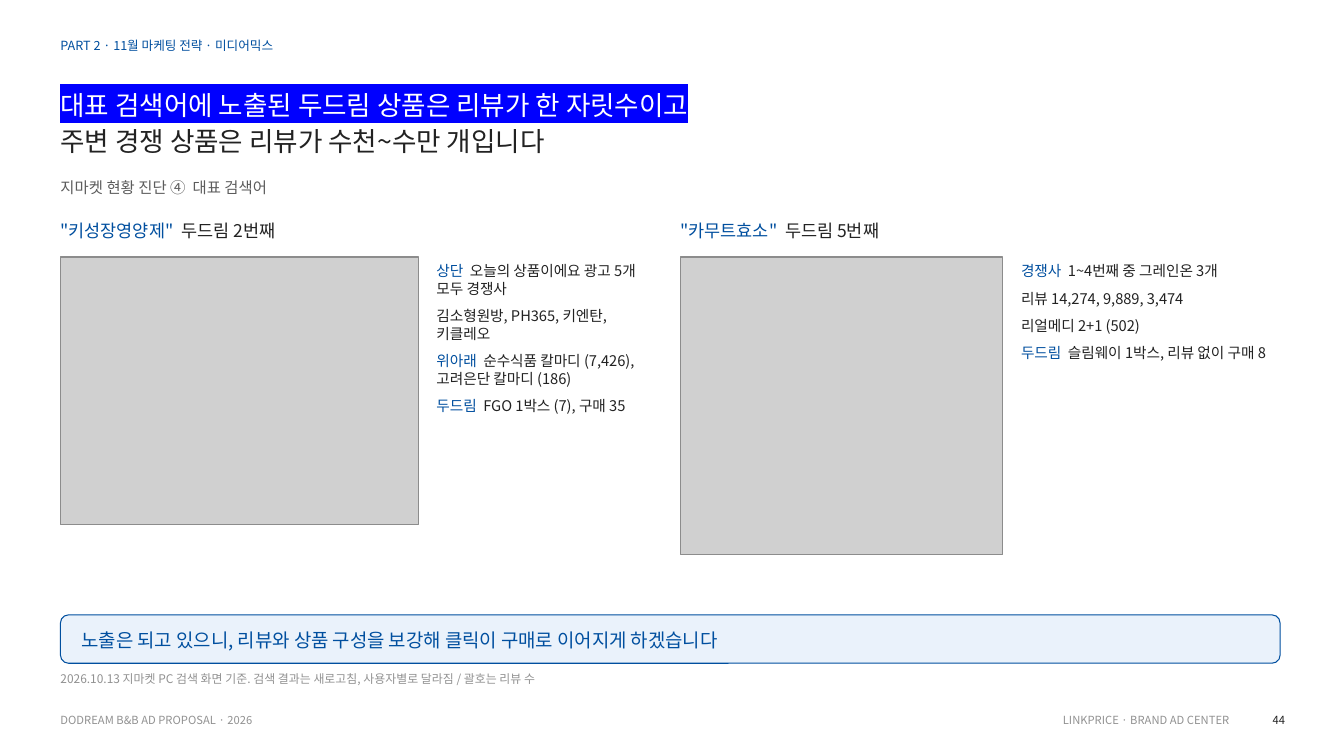
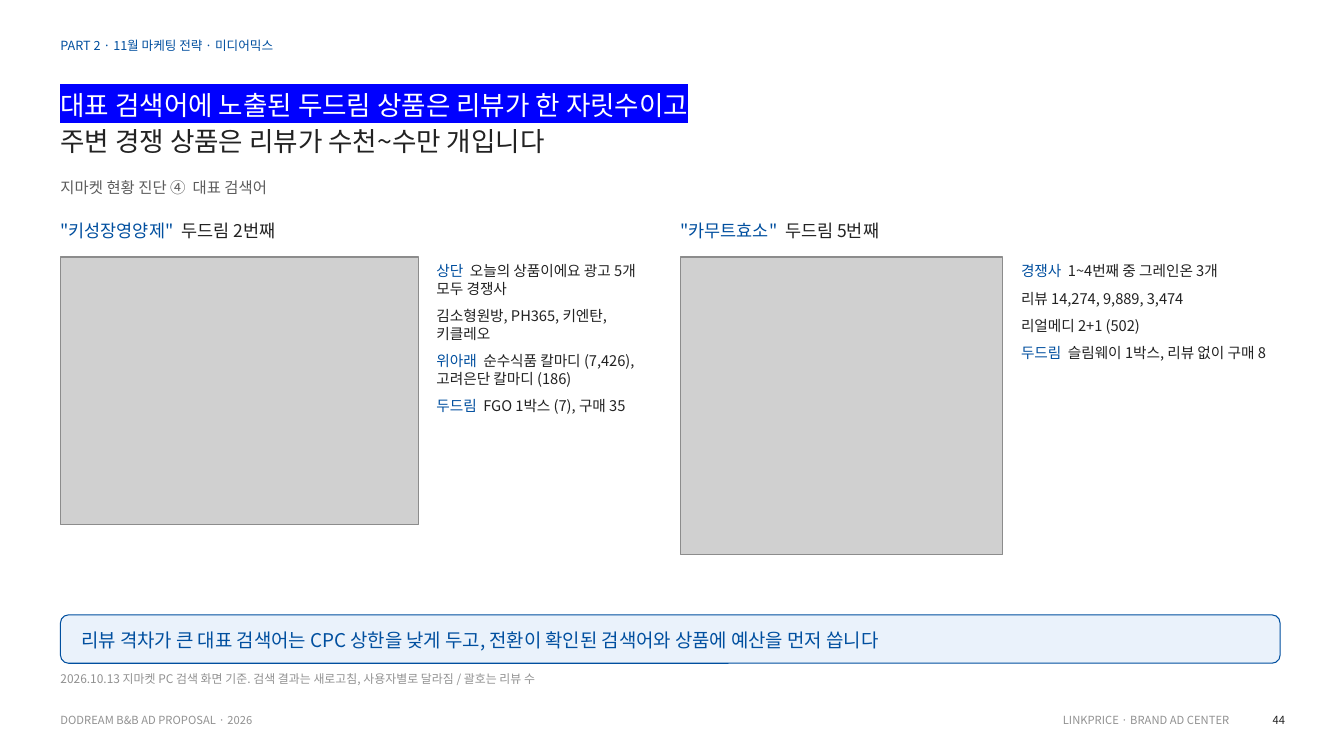
Before and after one commit to sonnet24/mypage, a slide deck: slide 44 of 두드림_11월_광고운영제안서_Ver4_수정.pptx. Drawn at 1344x756 pixels with LibreOffice and Linux fonts; fonts in the diff are those of the drawing; grey boxes stand for pictures. Boxes give left, top, right and bottom in pixels: in the first picture for what was removed or moved away, otherwise in the second. Text is boxed around its words. In the diff, an @@ line names an element or a change of style, - is before the commit and + after.

```diff
--- a/두드림_11월_광고운영제안서_Ver4_수정.pptx
+++ b/두드림_11월_광고운영제안서_Ver4_수정.pptx
@@ text at box(82, 631, 878, 651): text changed @@
-노출은 되고 있으니, 리뷰와 상품 구성을 보강해 클릭이 구매로 이어지게 하겠습니다
+리뷰 격차가 큰 대표 검색어는 CPC 상한을 낮게 두고, 전환이 확인된 검색어와 상품에 예산을 먼저 씁니다
```
Also in this commit, not shown: 6 other slides changed.
